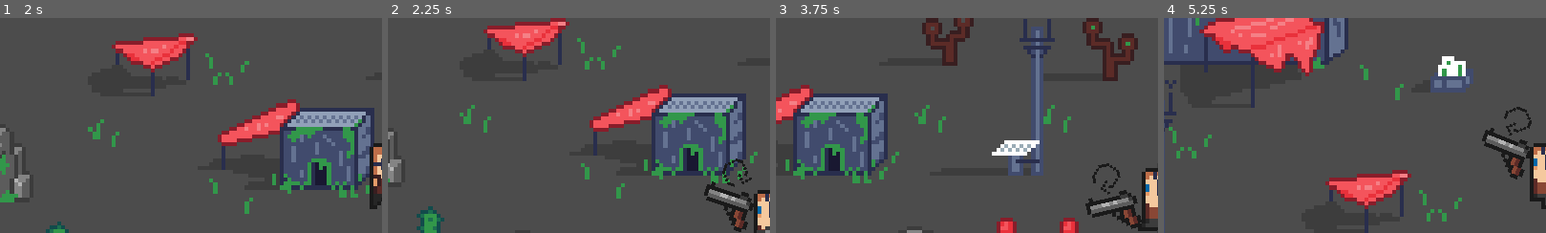
Above: before the commit, frames 1-4 (left to right).
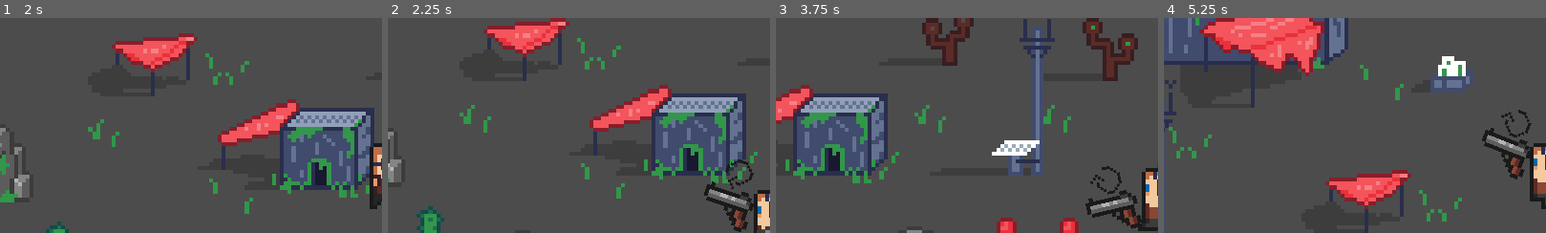
Above: after the commit, the same moments.

Repository: Sc222/rocket-scientist
Game: Godot game, scene res://MainMenu/MainMenu.tscn
The game is run twice, just before and just after one commit, with the same random seed, the same clock (stepped at 60 frames per second) and the same inputs.
Inputs (mouse positions are % of the whole screen's width and height, from its top left):
- Up to frame 1 (2 s): click "Играть" at 0.5 s; tap Enter at 1.25 s; move the mouse to (72, 45) at 1.27 s; hold D (player_right) from 1.28 s (still down); tap E (player_action) at 1.35 s
- Up to frame 2 (2.25 s): move the mouse to (30, 55) at 2.02 s; release D (player_right) at 2.03 s; hold Down (player_down) from 2.03 s (still down); click (30, 55) at 2.1 s
- Up to frame 3 (3.75 s): move the mouse to (60, 28) at 2.77 s; release Down (player_down) at 2.78 s; hold D (player_right) 2.78-3.53 s; tap E (player_action) at 2.85 s; move the mouse to (45, 70) at 3.52 s; hold W (player_up) from 3.53 s (still down); click (45, 70) at 3.6 s
- Up to frame 4 (5.25 s): move the mouse to (80, 65) at 4.27 s; release W (player_up) at 4.28 s; hold A (player_left) from 4.28 s (still down); tap E (player_action) at 4.35 s; move the mouse to (20, 35) at 5.02 s; click (20, 35) at 5.1 s
The pictures show only the part of the screen within x 3-53%, y 23-73%; the shares and areas given below are measured in that part.

Frame 1 is identical in both runs. In frame 2, 0.3% of the frame differs, in the area x 87-96%, y 65-80%; in frame 3, 0.3%, in the area x 82-91%, y 67-82%; in frame 4, 0.3%.

Commit message:
stage resources: -monster attacks player when close

Diff:
--- a/StageResources/Monster.gd
+++ b/StageResources/Monster.gd
@@ -1,9 +1,6 @@
 extends KinematicBody2D
 
 
-var player = null
-var navigation = null
-export var speed = 3.5
 const HALF_WIDTH=6
 const HALF_COLLISION_HEIGHT=2
 const ATTACK_DISTANCE = 25
@@ -12,44 +9,43 @@
 const START_HP = 3
 const COINS_TO_COLLECT = 3
 const RELOAD_TIME = 0.4 #sec
+var is_visible = false
+var player = null
+var navigation = null
+export var speed = 3.5
 var reload = 0.0
 var direction=DIR_RIGHT
 
 # Monster's parent's parent must contain navigation2d node
-func _ready():
-	print(get_parent())
-	navigation = get_parent().get_parent().get_parent().get_node("Navigation2D")
-
-
-# Called every frame. 'delta' is the elapsed time since the previous frame.
-#func _process(delta):
-#	pass
+# call init after instancing monster scene
+func init(player, navigation):
+	self.player = player
+	self.navigation = navigation
 
 
 func _physics_process(delta):
 	reload(delta)
 	var movement = Vector2.ZERO
-	if player:
+	if is_visible:
 		#todo helper method for shifting position to center
 		var tmp_pos = position
 		tmp_pos.x += HALF_WIDTH
 		tmp_pos.y -= HALF_COLLISION_HEIGHT
 		var tmp_player_pos = player.position
 		tmp_player_pos.x += player.HALF_WIDTH
-		tmp_player_pos.y -= player.HALF_HEIGHT
+		tmp_player_pos.y -= player.HALF_COLLISION_HEIGHT
 
 		var path_to_player = navigation.get_simple_path(tmp_pos, tmp_player_pos)
 		get_parent().get_parent().get_parent().get_node("debugLine").points=path_to_player
 
 		var distance_to_walk = speed
-		# Move the player along the path until he has run out of movement or the path ends.
 		movement = (path_to_player[1] - tmp_pos).normalized()*speed
 
-		# MONSTER TODO: attack check if path nodes count = 2 and vector length = attack_distance
-		#if position.distance_to(player.position)<ATTACK_DISTANCE:
-		#	movement = Vector2.ZERO
-		#	if reload == 0.0:
-		#		attack()
+		# attack_if_close
+		if path_to_player.size()==2 and (path_to_player[1] - tmp_pos).length()<ATTACK_DISTANCE:
+			movement = Vector2.ZERO
+			if reload == 0.0:
+				attack()
 		direction = rotate_knife(player.global_position)
 	update_animation(movement.length()!=0)
 	move_and_collide(movement)
@@ -69,7 +65,7 @@
 
 func rotate_knife(player_pos):
 	player_pos.x += player.HALF_WIDTH*5
-	player_pos.y -= player.HALF_HEIGHT
+	player_pos.y -= player.HALF_HEIGHT*5
 	var angle = (player_pos - $Dagger.global_position).angle()
 	var dir = direction
 	if angle>-PI/2 and angle<PI/2:
@@ -93,11 +89,9 @@
 		$Sprite.play("idle")
 
 
-func _on_PlayerDetectArea_body_entered(body):
-	if body.is_in_group("player"):
-		player = body
+func _on_screen_entered():
+	is_visible = true
 
 
-func _on_PlayerDetectArea_body_exited(body):
-	if body.is_in_group("player"):
-		player = null
+func _on_screen_exited():
+	is_visible = false
--- a/StageResources/Monster.tscn
+++ b/StageResources/Monster.tscn
@@ -189,9 +189,6 @@
 "speed": 20.0
 } ]
 
-[sub_resource type="CircleShape2D" id=7]
-radius = 100.0
-
 [node name="Monster" type="KinematicBody2D"]
 script = ExtResource( 2 )
 
@@ -231,10 +228,8 @@
 position = Vector2( -1, -19 )
 polygon = PoolVector2Array( 4, 18, 4, 16, 11, 16, 11, 18 )
 
-[node name="PlayerDetectArea" type="Area2D" parent="."]
-
-[node name="CollisionShape2D" type="CollisionShape2D" parent="PlayerDetectArea"]
-position = Vector2( 7, -9 )
-shape = SubResource( 7 )
-[connection signal="body_entered" from="PlayerDetectArea" to="." method="_on_PlayerDetectArea_body_entered"]
-[connection signal="body_exited" from="PlayerDetectArea" to="." method="_on_PlayerDetectArea_body_exited"]
+[node name="VisibilityNotifier2D" type="VisibilityNotifier2D" parent="."]
+position = Vector2( 6.5, -8 )
+rect = Rect2( -20.5, -21, 41, 42 )
+[connection signal="screen_entered" from="VisibilityNotifier2D" to="." method="_on_screen_entered"]
+[connection signal="screen_exited" from="VisibilityNotifier2D" to="." method="_on_screen_exited"]
--- a/StageResources/Player.gd
+++ b/StageResources/Player.gd
@@ -7,6 +7,7 @@
 export var speed = 7
 const HALF_WIDTH=6
 const HALF_HEIGHT=9
+const HALF_COLLISION_HEIGHT=2
 const DIR_LEFT = "l"
 const DIR_RIGHT="r"
 const START_HP = 3
--- a/StageResources/StageResouces.gd
+++ b/StageResources/StageResouces.gd
@@ -122,6 +122,7 @@
 		print("spawn monster")
 		var spawner = spawners[rand_index]
 		var monster = Monster.instance()
+		monster.init($Map/Player,$Navigation2D)
 		monsters_on_map+=1
 		monster.global_position.x=spawner.global_position.x/5
 		monster.global_position.y=spawner.global_position.y/5
--- a/StageResources/StageResouces.tscn
+++ b/StageResources/StageResouces.tscn
@@ -101,9 +101,6 @@
 
 [node name="Player" parent="Map" instance=ExtResource( 3 )]
 
-[node name="ReloadIndicator" parent="Map/Player/Pistol" index="1"]
-frame = 3
-
 [node name="PlayerPositions" type="Node2D" parent="Map"]
 
 [node name="Position1" type="Position2D" parent="Map/PlayerPositions"]
Not shown: 1 places in StageResources/Monster.tscn that only renumber resources
